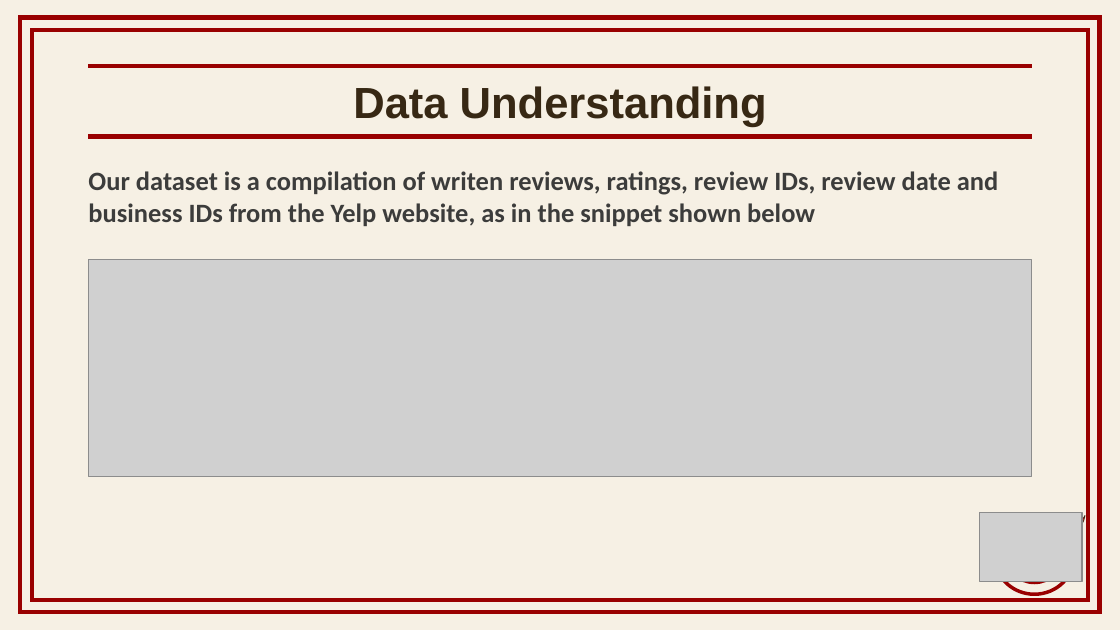
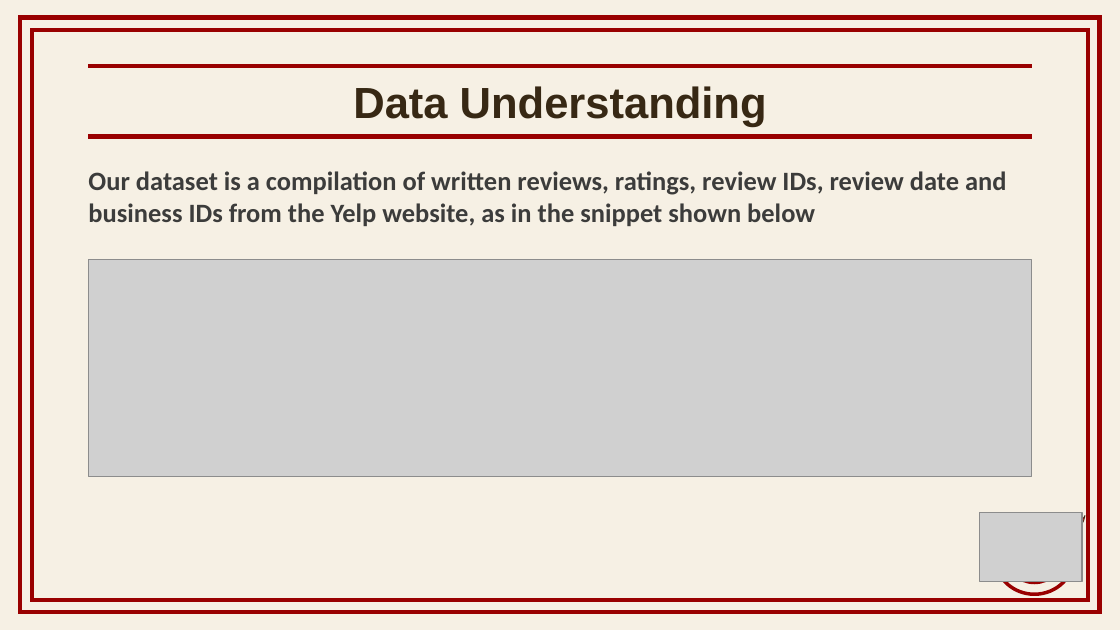
Before and after one commit to ggeorgekkariuki/Sentiment-Analysis, a slide deck: slide 5 of FOODY&FOODIE.pptx. Drawn at 1120x630 pixels with LibreOffice and Linux fonts; fonts in the diff are those of the drawing; grey boxes stand for pictures; background and template pictures are left out. Boxes give left, top, right and bottom in pixels: in the first picture for what was removed or moved away, otherwise in the second. Text is boxed around its words. In the diff, an @@ line names an element or a change of style, - is before the commit and + after.

```diff
--- a/FOODY&FOODIE.pptx
+++ b/FOODY&FOODIE.pptx
@@ text at [88, 171, 1006, 226]: text changed @@
-Our dataset is a compilation of writen reviews, ratings, review IDs, review date and business IDs from the Yelp website, as in the snippet shown below
+Our dataset is a compilation of written reviews, ratings, review IDs, review date and business IDs from the Yelp website, as in the snippet shown below
```
Also in this commit, not shown: 4 other slides changed, 1 other file.
